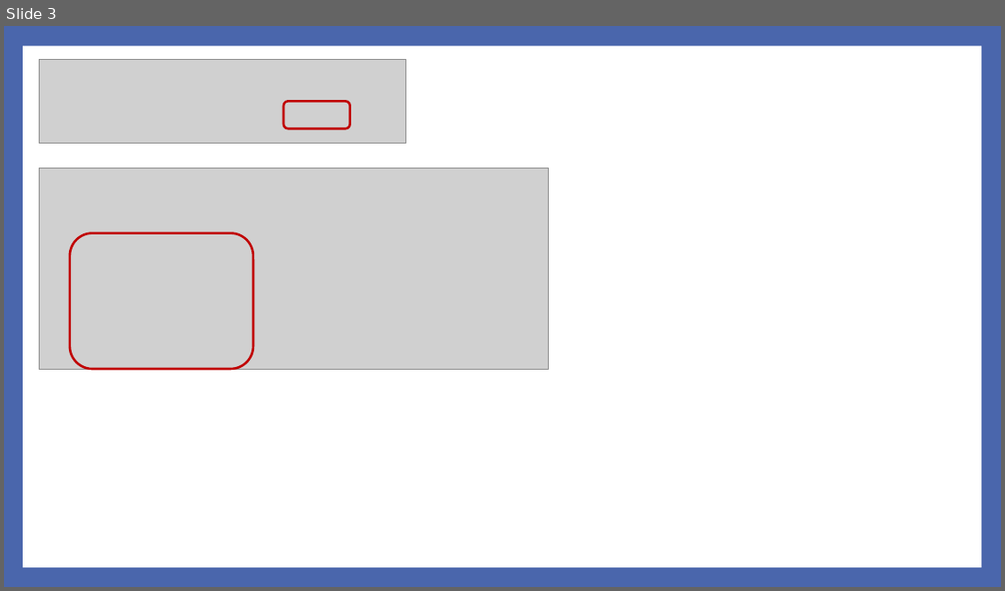
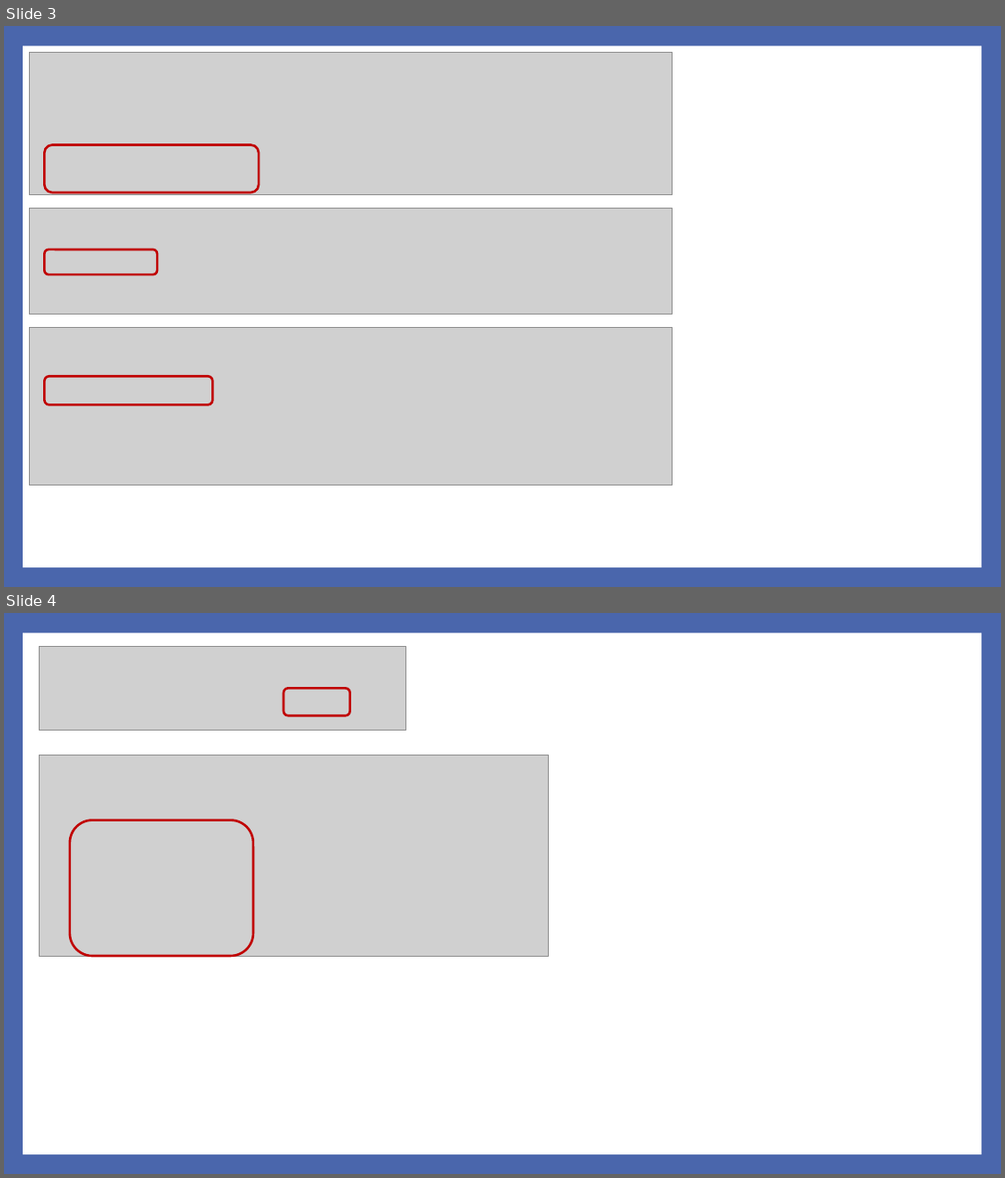
Before and after one commit to noheul1030/KOPO-HTML, a slide deck: 과제PPT/기업업무 1강.pptx. Shown one above the other, each under a label of ours: slide 3 before the commit, slides 3 and 4 after it. The pictures are 1005x591 and 1005x1178 pixels, drawn with LibreOffice and Linux fonts; fonts in the diff are those of the drawing; grey boxes stand for pictures. Boxes give left, top, right and bottom in pixels: in the first picture for what was removed or moved away, otherwise in the second. Text is boxed around its words. In the diff, an @@ line names an element or a change of style, - is before the commit and + after.

```diff
--- a/과제PPT/기업업무 1강.pptx
+++ b/과제PPT/기업업무 1강.pptx
@@ slide 3 added at (4, 26, 1001, 587), background #4A66AC; not listed: 1 template element that a slide beside it also shows @@
@@ picture added at (30, 52, 672, 195) @@
@@ rounded rectangle added at (44, 145, 259, 192), outline #C00000 2.25 pt @@
@@ picture added at (30, 208, 672, 313) @@
@@ rounded rectangle added at (44, 249, 157, 274), outline #C00000 2.25 pt @@
@@ picture added at (30, 328, 672, 485) @@
@@ rounded rectangle added at (44, 376, 212, 404), outline #C00000 2.25 pt @@
@@ what was slide 3 is now slide 4 @@
```
Also in this commit, not shown: 21 other slides added, 4 slides removed.
